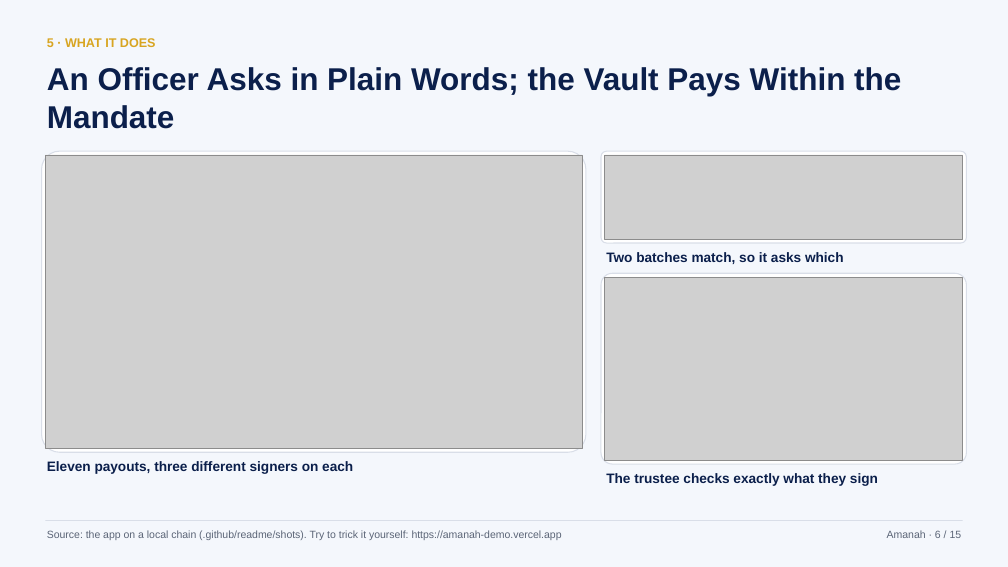
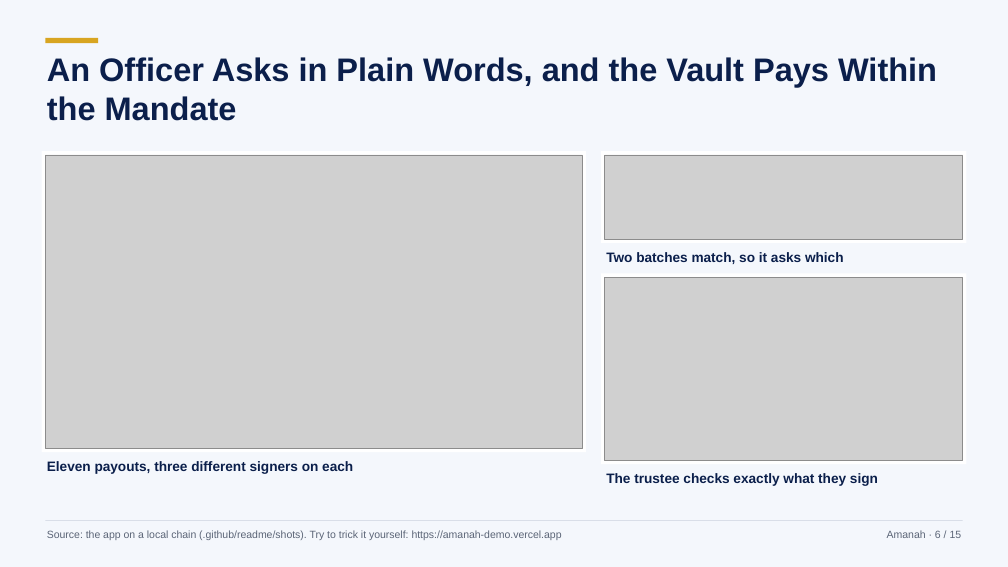
Before and after one commit to hafizmnazman/amanah-wallet, a slide deck: slide 6 of docs/deck/amanah-deck.pptx. Drawn at 1008x567 pixels with LibreOffice and Linux fonts; fonts in the diff are those of the drawing; grey boxes stand for pictures. Boxes give left, top, right and bottom in pixels: in the first picture for what was removed or moved away, otherwise in the second. Text is boxed around its words. In the diff, an @@ line names an element or a change of style, - is before the commit and + after.

```diff
--- a/docs/deck/amanah-deck.pptx
+++ b/docs/deck/amanah-deck.pptx
@@ rectangle added at box(45, 38, 98, 43), fill #D8A521 @@
@@ text at box(47, 57, 937, 121): text changed; size 30 to 31 pt @@
-An Officer Asks in Plain Words; the Vault Pays Within the Mandate
+An Officer Asks in Plain Words, and the Vault Pays Within the Mandate
@@ text removed at box(47, 38, 156, 47) @@
-5 · WHAT IT DOES
@@ rounded rectangle to rectangle; outline #D9DEE8 1 pt to none in 3 elements at box(42, 151, 586, 452), box(601, 151, 966, 243), box(601, 273, 966, 464) @@
```
Also in this commit, not shown: 14 other slides changed, 2 other files.
